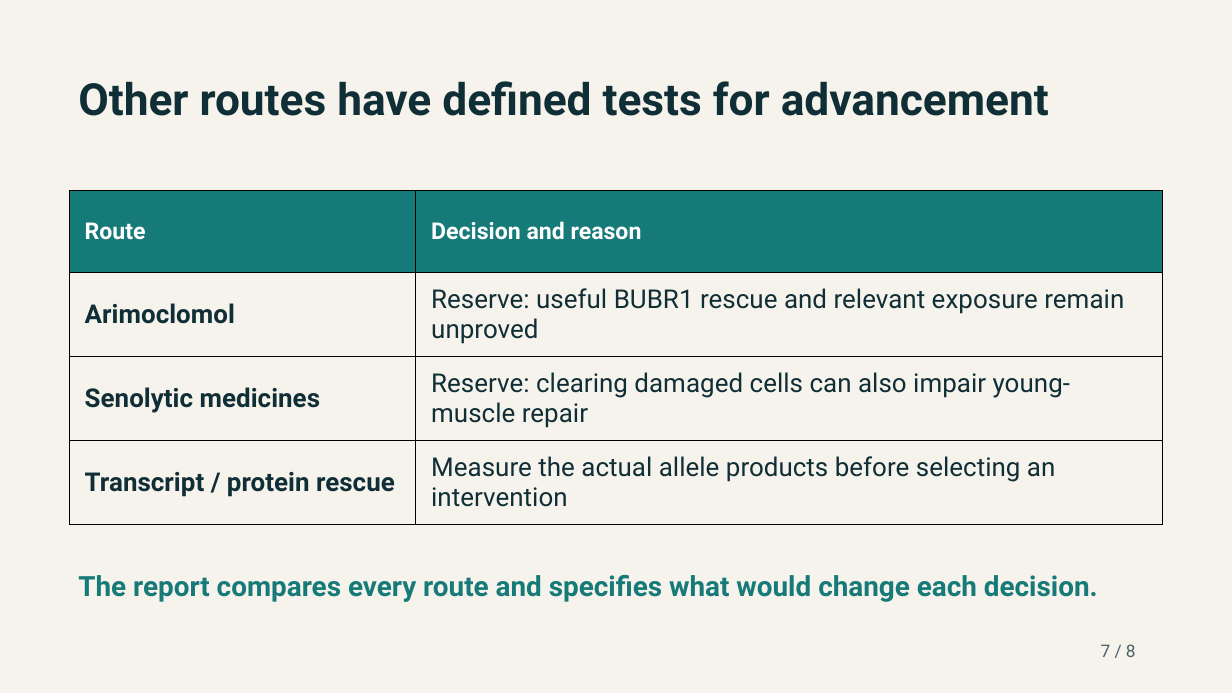
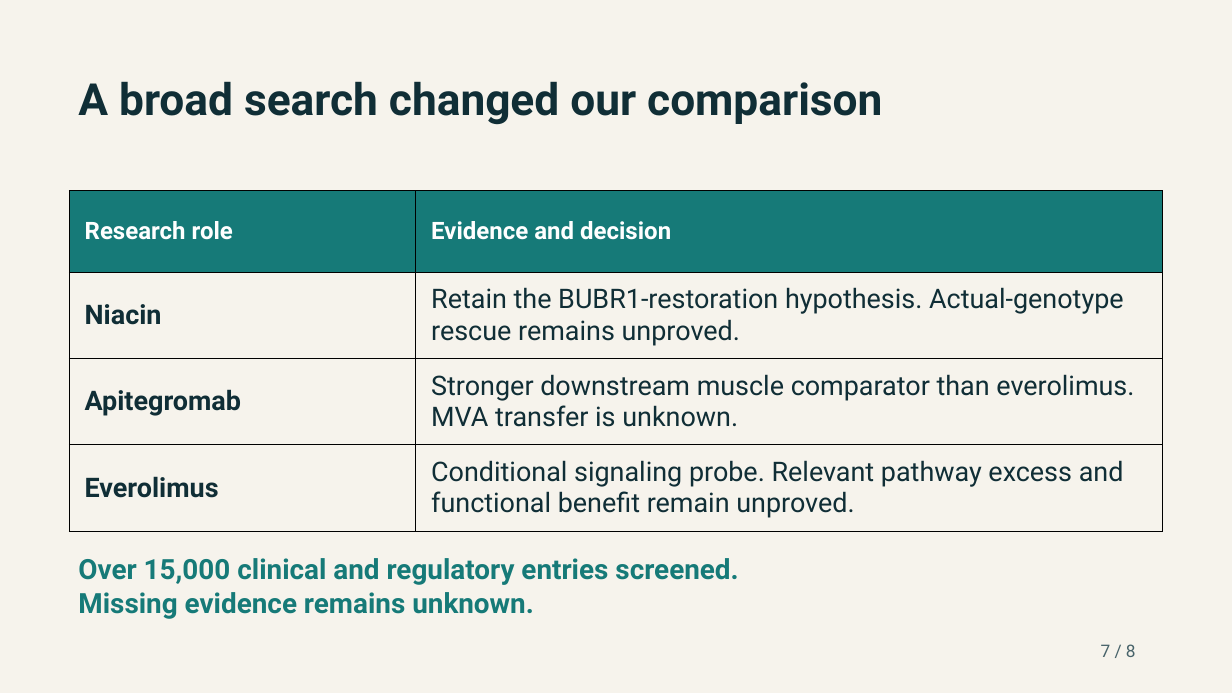
Before and after one commit to EternaPeptix/mva-hackathon, a slide deck: slide 7 of reports/media/jeweled_track2_slides.pptx. Drawn at 1232x693 pixels with LibreOffice and Linux fonts; fonts in the diff are those of the drawing. Boxes give left, top, right and bottom in pixels: in the first picture for what was removed or moved away, otherwise in the second. Text is boxed around its words. In the diff, an @@ line names an element or a change of style, - is before the commit and + after.

Commit message:
Integrate apitegromab comparison and replace public Vimeo pitch

```diff
--- a/reports/media/jeweled_track2_slides.pptx
+++ b/reports/media/jeweled_track2_slides.pptx
@@ text at bbox=[78, 81, 882, 125]: text changed @@
-Other routes have defined tests for advancement
+A broad search changed our comparison
@@ table at bbox=[69, 190, 1163, 522] @@
-row 1, column 1: Route
+row 1, column 1: Research role
-row 1, column 2: Decision and reason
+row 1, column 2: Evidence and decision
-row 2, column 1: Arimoclomol
+row 2, column 1: Niacin
-row 2, column 2: Reserve: useful BUBR1 rescue and relevant exposure remain unproved
+row 2, column 2: Retain the BUBR1-restoration hypothesis. Actual-genotype rescue remains unproved.
-row 3, column 1: Senolytic medicines
+row 3, column 1: Apitegromab
-row 3, column 2: Reserve: clearing damaged cells can also impair young-muscle repair
+row 3, column 2: Stronger downstream muscle comparator than everolimus. MVA transfer is unknown.
-row 4, column 1: Transcript / protein rescue
+row 4, column 1: Everolimus
-row 4, column 2: Measure the actual allele products before selecting an intervention
+row 4, column 2: Conditional signaling probe. Relevant pathway excess and functional benefit remain unproved.
@@ text at bbox=[78, 558, 738, 619]: text changed @@
-The report compares every route and specifies what would change each decision.
+Over 15,000 clinical and regulatory entries screened.
+Missing evidence remains unknown.
```
Also in this commit, not shown: 1 other slide changed, 1 slide added, 1 slide removed, 16 other files.
